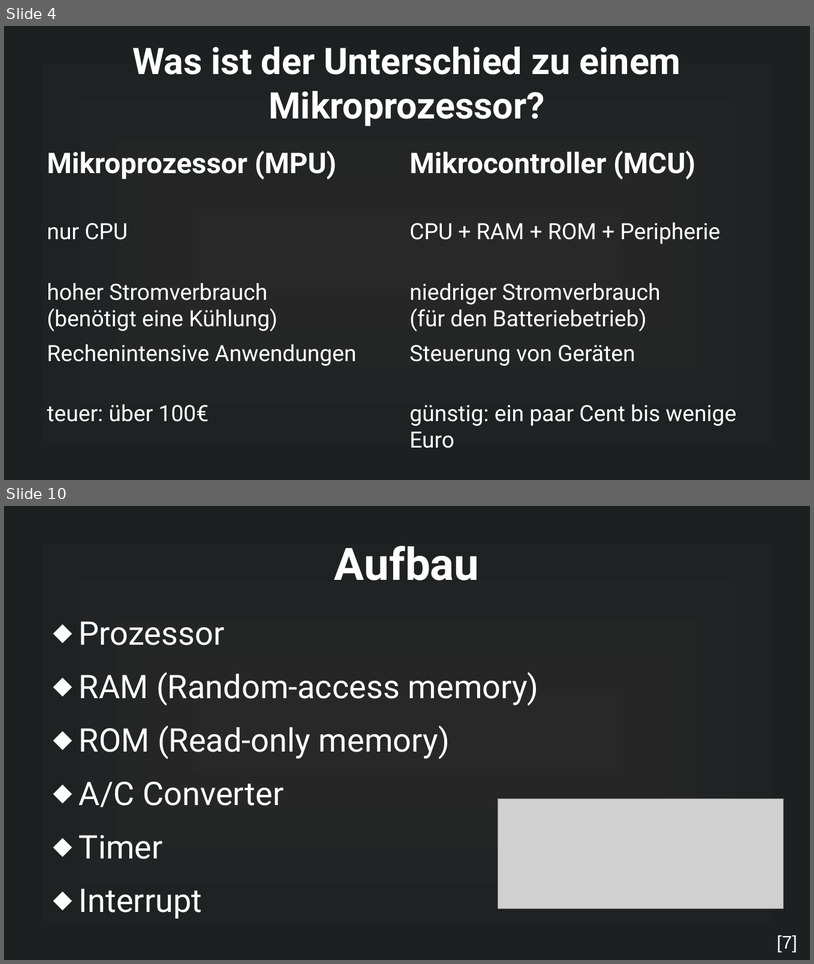
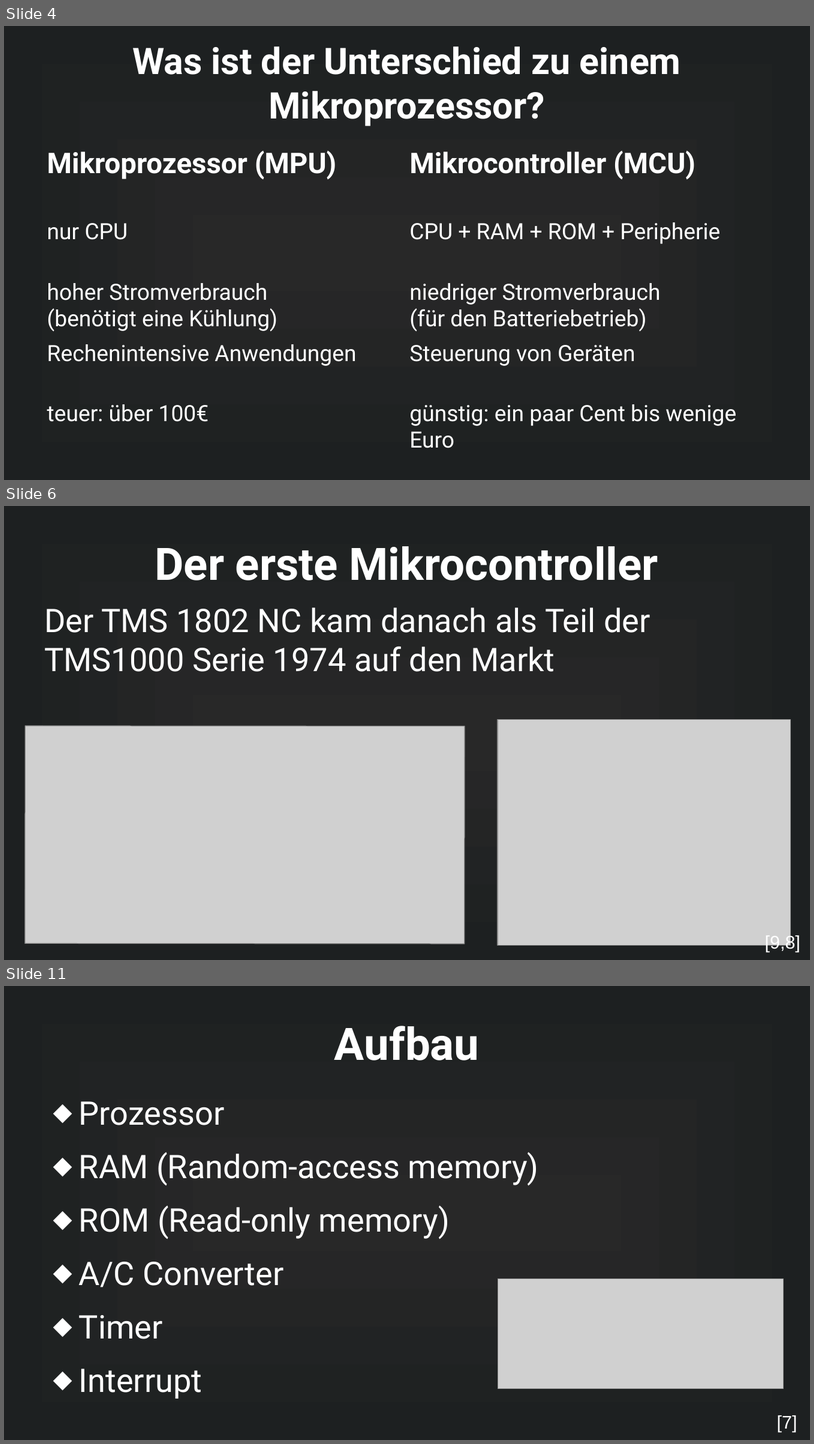
Before and after one commit to MuffinKran24/IMP_GFS, a slide deck: Mikrocontroller_GFS.odp. Shown one above the other, each under a label of ours: slides 4 and 10 before the commit, slides 4, 6 and 11 after it; the slides between them are not shown. The pictures are 814x964 and 814x1444 pixels, drawn with LibreOffice and Linux fonts; fonts in the diff are those of the drawing; grey boxes stand for pictures. Boxes give left, top, right and bottom in pixels: in the first picture for what was removed or moved away, otherwise in the second. Text is boxed around its words. In the diff, an @@ line names an element or a change of style, - is before the commit and + after.

```diff
--- a/Mikrocontroller_GFS.odp
+++ b/Mikrocontroller_GFS.odp
@@ slide 6 added at bbox=[4, 506, 810, 960], background gradient #282828 to #1D2021 @@
@@ title added at bbox=[155, 546, 659, 580], 44 pt, text #FFFFFF, bold @@
+Der erste Mikrocontroller
@@ text added at bbox=[44, 607, 651, 672], 32 pt, text #FFFFFF @@
+Der TMS 1802 NC kam danach als Teil der TMS1000 Serie 1974 auf den Markt
@@ picture added at bbox=[498, 720, 791, 945] @@
@@ picture added at bbox=[25, 726, 465, 943] @@
@@ text added at bbox=[765, 934, 801, 952], 18 pt, text #FFFFFF @@
+[9,8]
@@ what was slide 10 is now slide 11 @@
```
Also in this commit, not shown: 4 slides changed, 2 other slides added, 2 slides removed, 3 other files.
